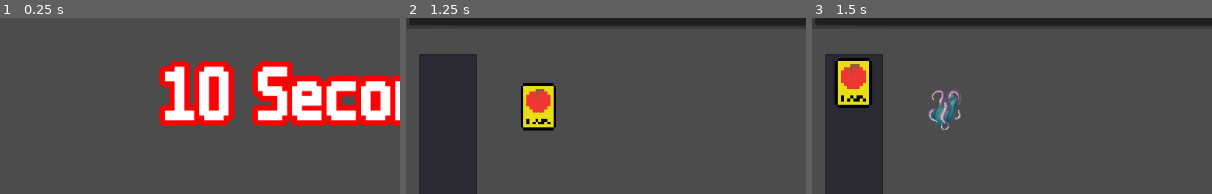
Above: before the commit, frames 1-3 (left to right).
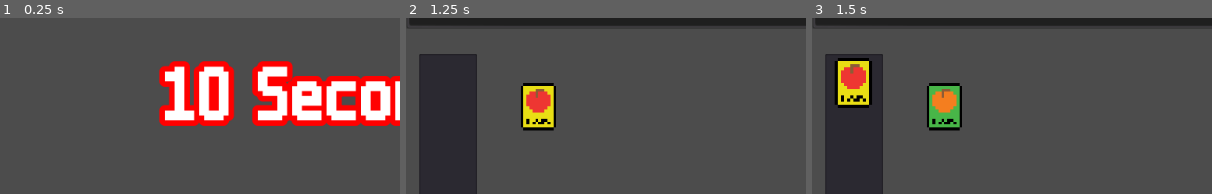
Above: after the commit, the same moments.

Repository: mr-yak/LD51
Game: Godot game, scene res://Scenes/Menu.tscn
Same seed, same stepped clock (60 frames per second), same inputs: the game is played once before the commit and once after it. Sound files missing from this copy of the repository are replaced by a short silence.
Inputs (mouse positions are % of the whole screen's width and height, from its top left):
- Up to frame 1 (0.25 s): no input
- Up to frame 2 (1.25 s): click "Play" at 0.5 s
- Up to frame 3 (1.5 s): click (17, 41) at 1.25 s
The pictures show only the part of the screen within x 0-50%, y 16-66%; the shares and areas given below are measured in that part.

Frames 1-2 are identical in both runs. In frame 3, 2.4% of the frame differs, in the area x 28-38%, y 36-65%.

Commit message:
aaaaaaaaa

Diff:
--- a/Resources/seeds.tres
+++ b/Resources/seeds.tres
@@ -5,7 +5,7 @@
 var planting_cost = [100, 200, 400]
 var unlock_cost = [0, 1500, 3000]
 var value = [200, 500, 1000]
-var texture = [load(\"res://Assets/Seeds/seed1.png\"), load(\"res://seeds/sea_seed.png\"), load(\"res://seeds/tern_seed.png\")]
+var texture = [load(\"res://Assets/Seeds/seed1.png\"), load(\"res://Assets/Seeds/seed2.png\"), load(\"res://seeds/tern_seed.png\")]
 var tile_index_seed = [2, 5, 8]
 var tile_index_growing = [3, 6, 9]
 var tile_index_grown = [4, 7, 10]
--- a/Scenes/Farm.tscn
+++ b/Scenes/Farm.tscn
@@ -225,8 +225,7 @@
 autostart = true
 
 [node name="MouseFollow" type="Sprite" parent="UI"]
-position = Vector2( -117.25, 24.25 )
-scale = Vector2( 0.048125, 0.048125 )
+scale = Vector2( 3, 3 )
 script = ExtResource( 4 )
 
 [node name="Shop" type="ItemList" parent="UI"]
--- a/Scripts/Main.gd
+++ b/Scripts/Main.gd
@@ -10,6 +10,7 @@
 onready var inventory = $UI/ItemList
 onready var tiles = $TileMap
 var items_in_list = []
+onready var seed_shop = $UI/NextSeed
 
 var cells
 onready var timers_node = get_tree().get_root().get_node("Main/Timers")
@@ -98,12 +99,13 @@
 
 
 func _on_ItemList_item_selected(index):
+	print(index)
 	inventory.unselect_all()
 	if mouse.texture != null:
 		_on_ItemList_nothing_selected()
 		return
-	mouse.texture = inventory.get_item_icon(index)
-#	inventory.remove_item(index)
+	mouse.texture = seeds.texture[index]
+	inventory.remove_item(index)
 	inventory.set_item_icon(index, transparent)
 	mouse.seed_holding = index
 
--- a/Scripts/Shop.gd
+++ b/Scripts/Shop.gd
@@ -11,7 +11,6 @@
 
 
 func _on_Shop_item_selected(index):
-	print("YES")
 	if(!bought[index] and main.coins - seeds.unlock_cost[index]>0):
 		bought[index] = true
 		get_tree().get_root().get_node("Main").add_to_inventory(index)
Binary file added: Assets/Seeds/seed2.png
Not shown, added: Assets/Seeds/seed2.png.import
